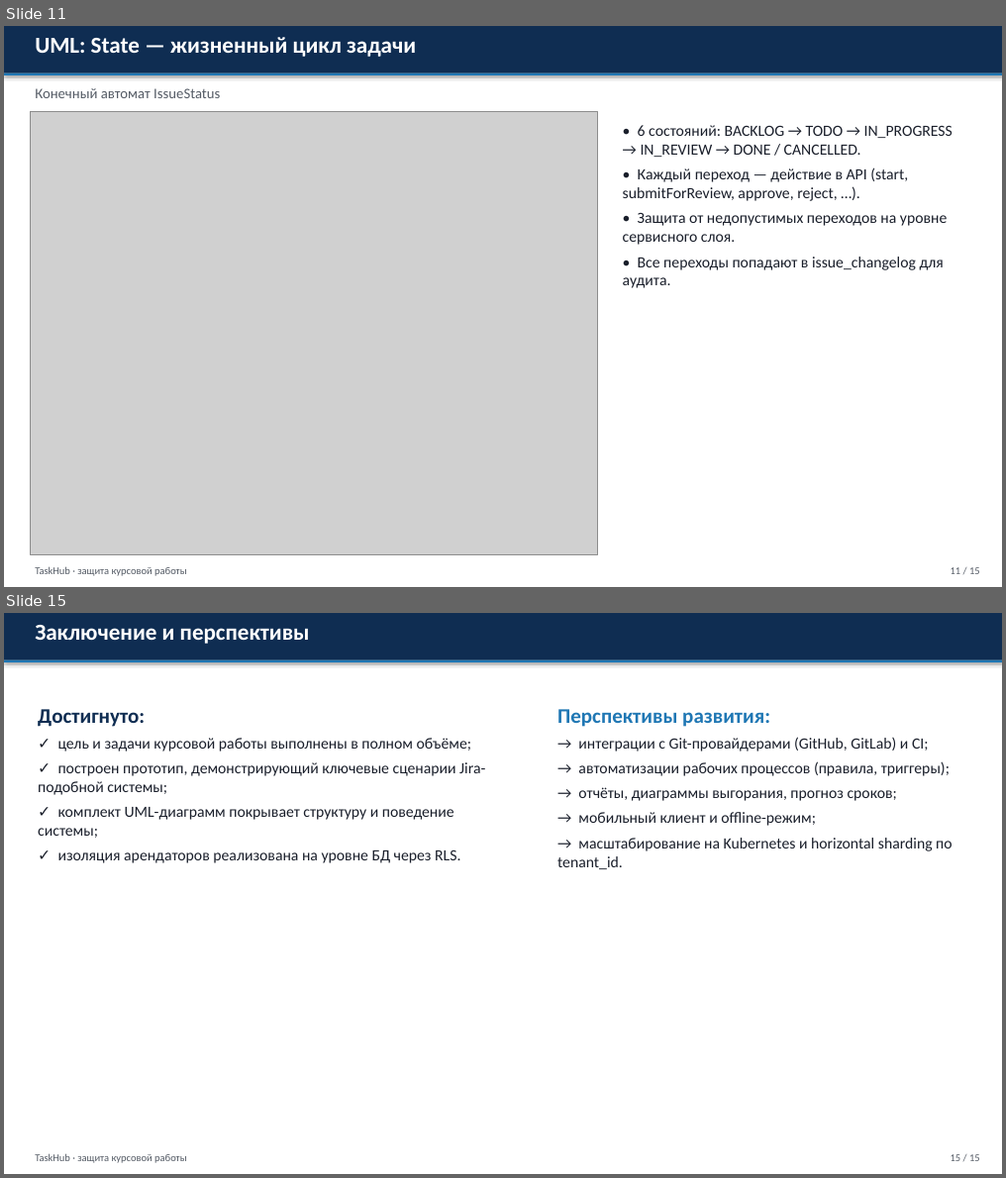
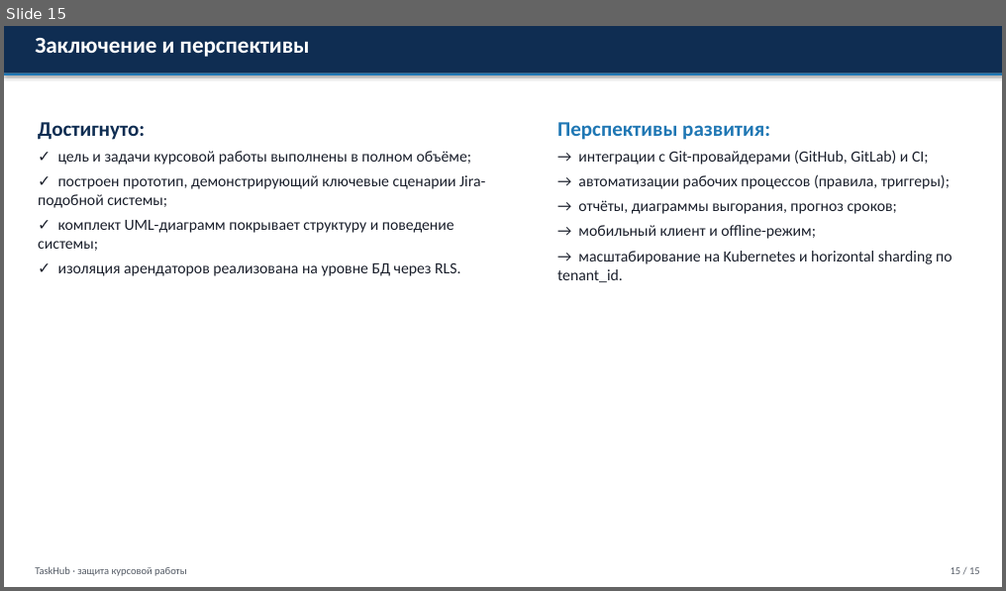
Before and after one commit to adenivi321-bot/jira1, a slide deck: docs/coursework/Презентация_TaskHub.pptx. Shown one above the other, each under a label of ours: slides 11 and 15 before the commit, slide 15 after it; the slides between them are not shown. The pictures are 1006x1178 and 1006x591 pixels, drawn with LibreOffice and Linux fonts; fonts in the diff are those of the drawing; grey boxes stand for pictures. Boxes give left, top, right and bottom in pixels: in the first picture for what was removed or moved away, otherwise in the second. Text is boxed around its words. In the diff, an @@ line names an element or a change of style, - is before the commit and + after.

```diff
--- a/docs/coursework/Презентация_TaskHub.pptx
+++ b/docs/coursework/Презентация_TaskHub.pptx
@@ slide 11 removed at (4,26,1002,587), background #FFFFFF @@
@@ rectangle removed at (4,26,1002,74) @@
@@ text removed at (35,37,416,57) @@
-UML: State — жизненный цикл задачи
@@ rectangle removed at (4,74,1002,76) @@
@@ picture removed at (30,111,597,556) @@
@@ text removed at (35,88,220,98) @@
-Конечный автомат IssueStatus
@@ text removed at (623,125,952,288) @@
-• 6 состояний: BACKLOG → TODO → IN_PROGRESS → IN_REVIEW → DONE / CANCELLED.
-• Каждый переход — действие в API (start, submitForReview, approve, reject, …).
-• Защита от недопустимых переходов на уровне сервисного слоя.
-• Все переходы попадают в issue_changelog для аудита.
@@ text removed at (35,567,187,576) @@
-TaskHub · защита курсовой работы
@@ text removed at (950,568,980,574) @@
-11 / 15
```
Also in this commit, not shown: 5 slides changed, 6 slides added, 5 other slides removed, 1 other file.
